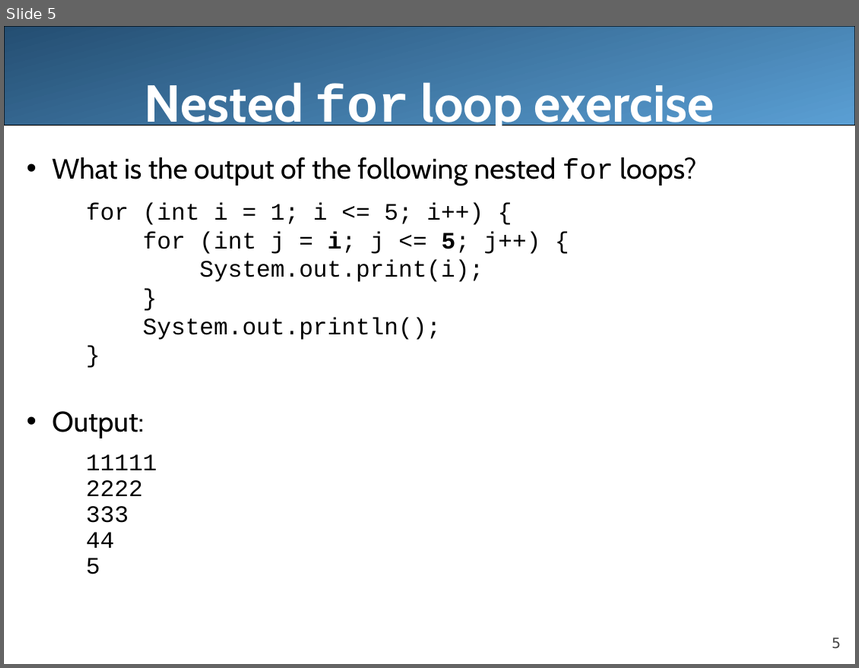
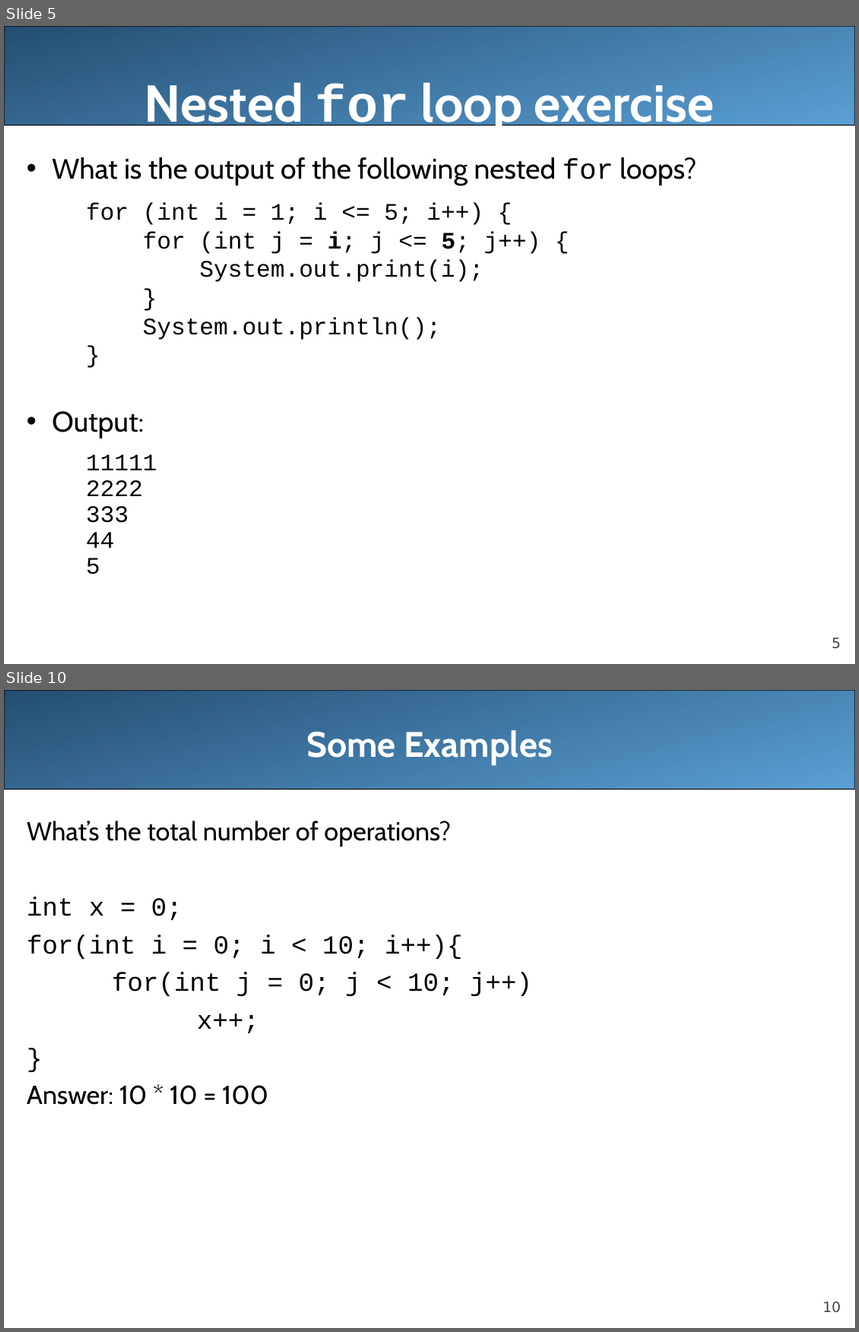
Before and after one commit to LongBaoNguyen/longbaonguyen.github.io, a slide deck: courses/apcsa/lecture12.ppt. Shown one above the other, each under a label of ours: slide 5 before the commit, slides 5 and 10 after it; the slides between them are not shown. The pictures are 859x668 and 859x1332 pixels, drawn with LibreOffice and Linux fonts; fonts in the diff are those of the drawing. Boxes give left, top, right and bottom in pixels: in the first picture for what was removed or moved away, otherwise in the second. Text is boxed around its words. In the diff, an @@ line names an element or a change of style, - is before the commit and + after.

```diff
--- a/courses/apcsa/lecture12.ppt
+++ b/courses/apcsa/lecture12.ppt
@@ slide 10 added at (x1=4, y1=690, x2=855, y2=1328), background #FFFFFF; not listed: 2 template elements that a slide beside it also shows @@
@@ title added at (x1=306, y1=730, x2=553, y2=766), 30 pt, text #FFFFFF, bold @@
+Some Examples
@@ text added at (x1=27, y1=821, x2=532, y2=1105), 22 pt, text #000000 @@
+What’s the total number of operations?
+int x = 0;
+for(int i = 0; i < 10; i++){
+for(int j = 0; j < 10; j++)
+x++;
+}
+Answer: 10 * 10 = 100
```
Also in this commit, not shown: 6 slides changed, 7 other slides added, 2 slides removed, 2 other files.
